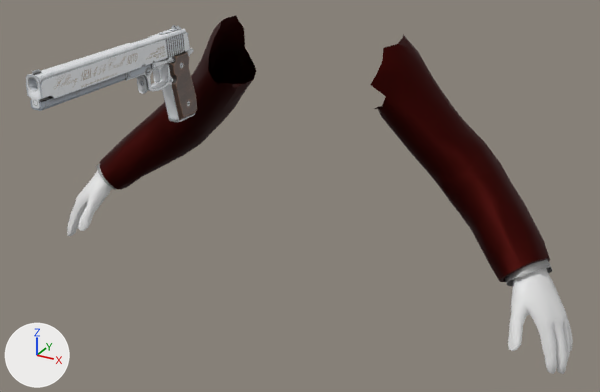
An edit to the Blender file GameData/sourceAssets/pistol_new_.blend, drawn before and after from the same camera.
The view is the same before and after, from a 50 mm camera at (0.906, -1.734, 0.273) aimed at (0.132, -0.326, -0.431). The lights are fixed; the arrows at lower left show +X, +Y and +Z.

The older version as bpy lines, for what is in view:
```python
me_playermodelmerged = bpy.data.meshes.new('PlayerModelMerged')
me_playermodelmerged.from_pydata(...)  # 1526 vertices, 2250 faces; spans x -68.6..68.6, y -13.0..19.2, z 92.2..155.4
# faces by material slot: [138, 826, 1286]
me_playermodelmerged.materials.append(mat_citizen_man_01_shirt_02)  # picture img_shirt_png
me_playermodelmerged.materials.append(mat_citizen_man_01_jacket_classic_07)  # picture img_jacket_png
me_playermodelmerged.materials.append(mat_gloves)  # its picture is missing
me_playermodelmerged_001 = bpy.data.meshes.new('PlayerModelMerged.001')
me_playermodelmerged_001.from_pydata(...)  # 2056 vertices, 1951 faces; spans x -9.0..-5.3, y -70.3..-29.0, z 144.1..162.5
me_playermodelmerged_001.materials.append(mat_material_001)  # picture img_pistol_special_png
ob_pistol = bpy.data.objects.new('pistol', me_playermodelmerged_001)
ob_pistol.location = (0.008, -0.13, -1.691)
ob_pistol.scale = (0.01, 0.01, 0.01)
ob_playermodelmerged = bpy.data.objects.new('PlayerModelMerged', me_playermodelmerged)
ob_playermodelmerged.location = (0.008, -0.13, -1.691)
ob_playermodelmerged.scale = (0.01, 0.01, 0.01)
```
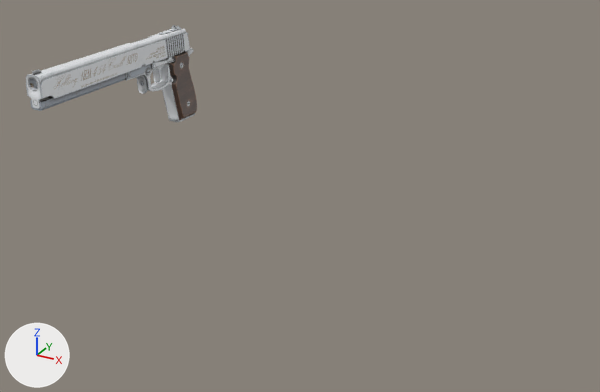
Changed parts and their boxes (x1, y1, x2, y2) in the pictures (600 x 392 px):
'PlayerModelMerged', hidden
    before: (67, 16, 573, 374)

The change, as a list of edits to the scene's bpy script:
```text
Change ob_playermodelmerged:
    ob_playermodelmerged.location: (0.008, -0.13, -1.691) -> (0.008, -0.131, -1.707)
    add ob_playermodelmerged.hide_set(True)
```
